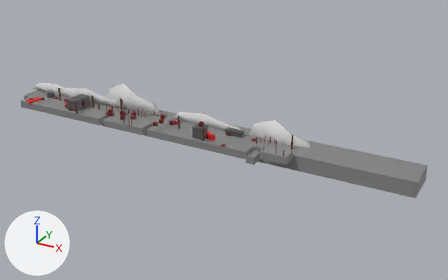
A saved change to the Blender file assets/map_city.blend.
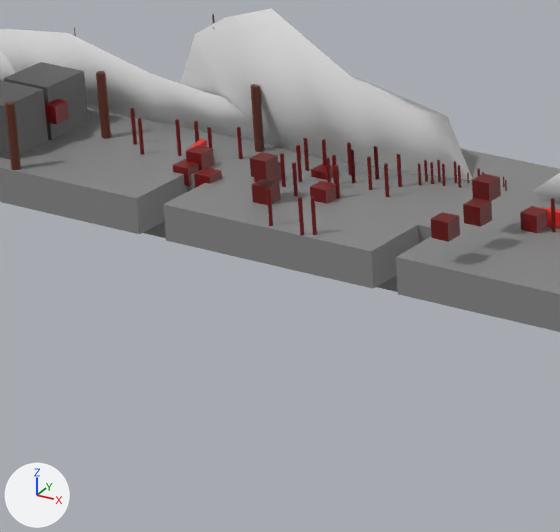
The first picture shows the older version from a 50 mm camera at (131.3, -128.4, 64.9) aimed at (57.1, 6.3, -2.5). The close-ups show both versions on the part from 16% to 39% of the width and 29% to 64% of the height of that picture; other places that the commit changed are outside them. The axes (+X, +Y, +Z) are drawn at lower left. The lights are the same throughout.

Script lines for the objects in view, before the commit:
```python
me_cube_001 = bpy.data.meshes.new('Cube.001')
me_cube_001.from_pydata(...)  # a box spanning x -0.5..0.5, y -0.5..0.5, z -0.5..0.5
me_cube_001.materials.append(mat_material_002)  # dark red #660400
me_cube_003 = bpy.data.meshes.new('Cube.003')
me_cube_003.from_pydata(...)  # a box spanning x -0.5..0.5, y -0.5..0.5, z -0.5..0.5
me_cube_003.materials.append(mat_road)  # grey #868686
me_cube_015 = bpy.data.meshes.new('Cube.015')
me_cube_015.from_pydata(...)  # a box spanning x -0.5..0.5, y -0.5..0.5, z -0.5..0.5
me_cube_015.materials.append(mat_material_002)  # dark red #660400
me_cube_034 = bpy.data.meshes.new('Cube.034')
me_cube_034.from_pydata(...)  # a box spanning x -0.5..0.5, y -0.5..0.5, z -0.5..0.5
me_cube_034.materials.append(mat_material_002)  # dark red #660400
me_cube_035 = bpy.data.meshes.new('Cube.035')
me_cube_035.from_pydata(...)  # a box spanning x -0.5..0.5, y -0.5..0.5, z -0.5..0.5
me_cube_035.materials.append(mat_material_002)  # dark red #660400
ob_box = bpy.data.objects.new('Box', me_cube_015)
ob_box.location = (28.61, -0.5, 0.97)
ob_box_002 = bpy.data.objects.new('Box.002', me_cube_001)
ob_box_002.location = (28.61, -0.5, 2.41)
ob_box_003 = bpy.data.objects.new('Box.003', me_cube_034)
ob_box_003.location = (41.7, -0.5, 2.41)
ob_box_004 = bpy.data.objects.new('Box.004', me_cube_035)
ob_box_004.location = (41.39, -2.85, 2.41)
ob_ground_003 = bpy.data.objects.new('Ground.003', me_cube_003)
ob_ground_003.location = (30.78, -1.45, -0.5)
ob_ground_003.rotation_euler = (0.0, 0.0, 1.571)  # degrees (0, 0, 90)
ob_ground_003.scale = (4.0, 13.0, 2.0)
# also in view: 'Ogon.001' at (12.1, 6.2, 1.8); 'Ground.007' at (49.7, 5.5, -1.5); 'Obstacle_house' at (11.7, -0.8, 2.0); 'Ogon.002' at (26.6, 7.0, 1.9); 'Ground.001' at (53.8, -1.5, -0.5)
```
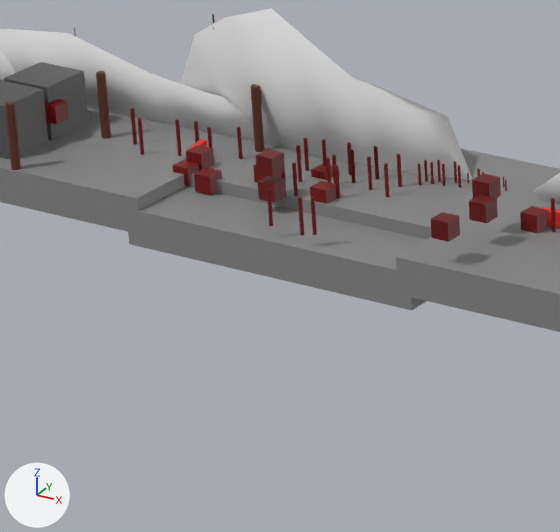
Where the change shows, as pixel boxes [x1, y1, x2, y2] in the close-ups (560 x 532 px):
```json
{"object": "Ground.003", "change": "moved, rescaled", "before": [163, 180, 419, 289], "after": [126, 186, 426, 310]}
{"object": "Box.003", "change": "moved", "before": [463, 198, 492, 227], "after": [469, 195, 498, 223]}
{"object": "Box.002", "change": "moved", "before": [250, 152, 279, 180], "after": [256, 149, 285, 177]}
{"object": "Box", "change": "moved", "before": [252, 179, 280, 205], "after": [258, 176, 286, 203]}
```

Scene script edits in JSON lines:
```json
{"op": "set", "path": "ob_ground_003.location", "old": "(30.78, -1.45, -0.5)", "new": "(30.68, -1.45, -1.2)"}
{"op": "set", "path": "ob_ground_003.scale", "old": "(4.0, 13.0, 2.0)", "new": "(4.0, 17.8, 2.0)"}
{"op": "set", "path": "ob_box.location", "old": "(28.61, -0.5, 0.97)", "new": "(28.61, 0.0, 0.97)"}
{"op": "set", "path": "ob_box_002.location", "old": "(28.61, -0.5, 2.41)", "new": "(28.61, 0.0, 2.41)"}
{"op": "set", "path": "ob_box_003.location", "old": "(41.7, -0.5, 2.41)", "new": "(41.7, 0.0, 2.41)"}
```
